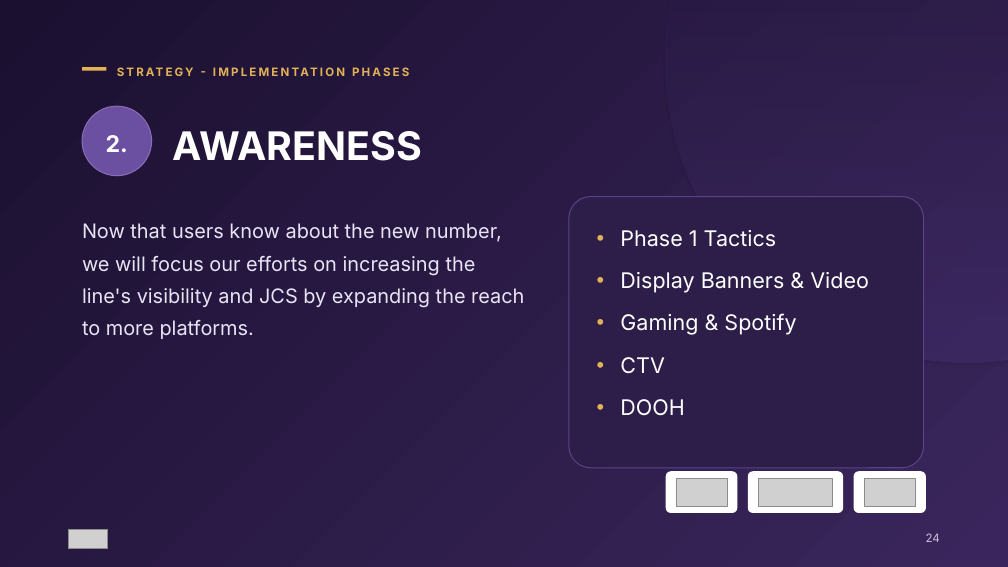
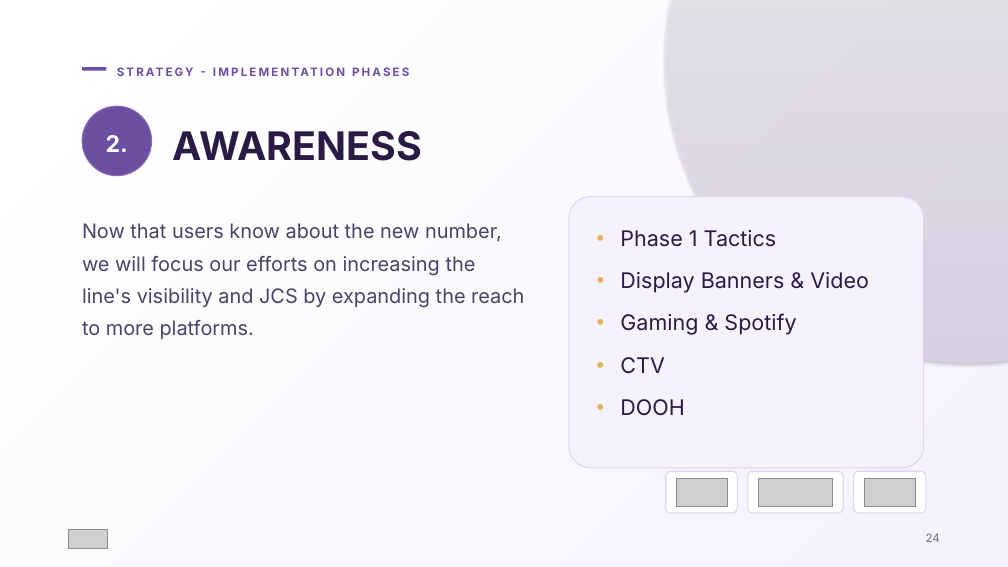
Before and after one commit to patriciobrunoar/alkimia, a slide deck: slide 24 of decks/jcs-miami-dade/JCS-Case-Miami-Dade-Alkimia.pptx. Drawn at 1008x567 pixels with LibreOffice and Linux fonts; fonts in the diff are those of the drawing; grey boxes stand for pictures. Boxes give left, top, right and bottom in pixels: in the first picture for what was removed or moved away, otherwise in the second. Text is boxed around its words. In the diff, an @@ line names an element or a change of style, - is before the commit and + after.

```diff
--- a/decks/jcs-miami-dade/JCS-Case-Miami-Dade-Alkimia.pptx
+++ b/decks/jcs-miami-dade/JCS-Case-Miami-Dade-Alkimia.pptx
@@ background gradient #1B1030 to #3A265C to gradient #FFFFFF to #F6F2FC @@
@@ ellipse at [665, 0, 1008, 363]: fill gradient #5B3F94 to #1B1030 to gradient #E4DAF5 to #FFFFFF @@
@@ rectangle at [82, 67, 107, 71]: fill #E3B256 to #6B4FA1 @@
@@ text "STRATEGY - IMPLEMENTATION PHASES" at [117, 63, 882, 84]: text colour #E3B256 to #6B4FA1 @@
@@ text "2." at [106, 135, 128, 152]: text colour #FFFFFF to #FFFFFE @@
@@ text "AWARENESS" at [172, 131, 421, 161]: text colour #FFFFFF to #2A1B45 @@
@@ rounded rectangle at [569, 197, 924, 468]: fill #2C1D49 to #F5F2FB; outline #5A4287 1 pt to #DDD4EE 1 pt @@
@@ text "Now that users know about ..." at [82, 223, 524, 339]: text colour #E9E4F4 to #4B4366 @@
@@ text "Phase 1 Tactics" at [620, 230, 869, 416]: text colour #FFFFFF to #2A1B45 @@
@@ fill #FFFFFF to #FFFFFE; outline none to #DDD4EE 1 pt in 3 elements at [666, 471, 738, 513], [748, 471, 843, 513], [854, 471, 926, 513] @@
@@ text "24" at [926, 533, 940, 542]: text colour #C9BFE0 to #6F6890 @@
```
Also in this commit, not shown: 41 other slides changed, 14 other files.
